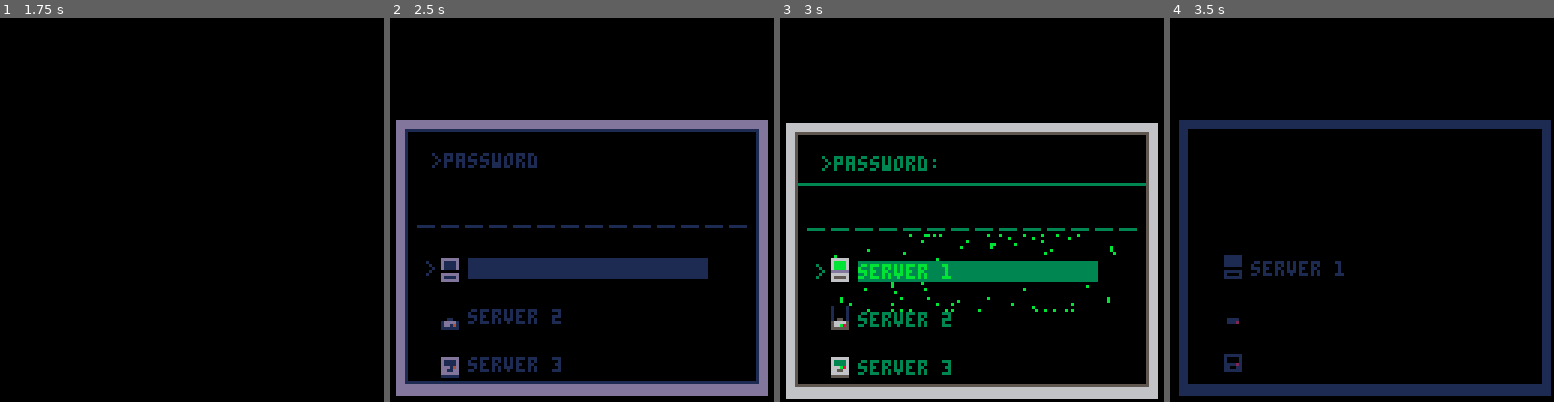
Above: before the commit, frames 1-4 (left to right).
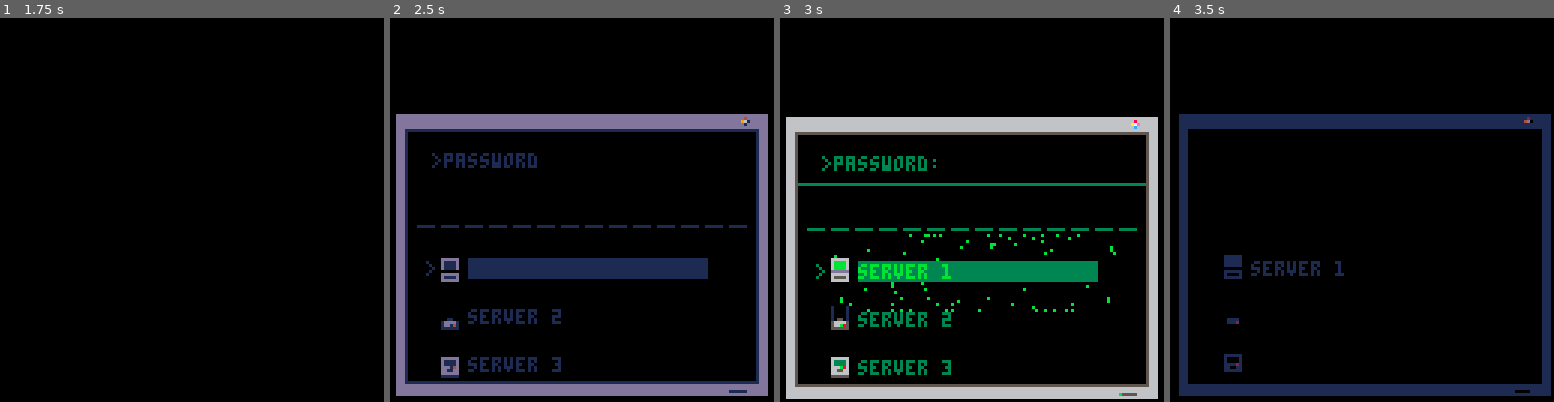
Above: after the commit, the same moments.

Repository: jacobneal65/sokovirus-pico8
Game: PICO-8 cartridge mysoko.p8
Two runs of this game, one before a commit and one after it. Both use one fixed random seed, a clock stepped at 60 frames per second and the inputs below.
Inputs:
- Up to frame 1 (1.75 s): tap X (X key) at 0.33, 0.7, 1.43 s; tap O (Z key) at 1.07 s
- Up to frame 2 (2.5 s): tap O (Z key) at 1.8, 2.43 s; hold Right from 2.33 s (still down)
- Up to frame 3 (3 s): keep holding Right; tap X (X key) at 2.58 s
- Up to frame 4 (3.5 s): tap O (Z key) at 3.07 s; tap X (X key) at 3.1 s; release Right at 3.33 s; hold Right from 3.38 s (still down)

Frame 1 is identical in both runs. In frame 2, 1.6% of the frame differs, in the area x 1-99%, y 25-98%; in frame 3, 1.6%; in frame 4, 1.6%.

Commit message:
updated lock anim

Diff:
--- a/mysoko.p8
+++ b/mysoko.p8
@@ -7,7 +7,7 @@
 --0:wall
 --1:
 
---to blank desktop (102*8,16*8)
+--blank desktop=(102*8,16*8)
 
 function _init()
 
@@ -1253,19 +1253,19 @@
 
 __gfx__
 000000000000000000000000000000000000000000000000eeeeeeeeeeeeeeeeeeeeeeeeeeeeeeeeeeeeeeeeeeeeee4ee4eeeeeebbbbbbbb5505555500000000
-000000000000220000003000000000000000000000000000e55555eeee6ee6eee656565eeeddddeeee5555eeee5554ee4e4eeeeeb333333bdd0ddddd00000000
-007007000000000000000300000000000000000000000000e522225ee555555ee777775eed1111dee586685ee555450ee49eeeeeb333333b0000000000000000
-000770000220000000000030000000000000000000000000e522225ee522225ee7ddd75eed1dd1dee565565ee555550eeee9eeeeb333333b5555055500000000
-000770000000000000000300000000000000000000000000e555555ee544445ee777775eed1dd1dee565565ee555550eeeee9eeeb333333bdddd0ddd00000000
-007007000002220000003000000000000000000000000000e599995ee555555ee7ddd75eed1111de55e55e55e555550eeeeae9eeb333333b0000000000000000
+000000000000220000003000000000000000000055555555e55555eeee6ee6eee656565eeeddddeeee5555eeee5554ee4e4eeeeeb333333bdd0ddddd00000000
+007007000000000000000300000000000000000066666666e522225ee555555ee777775eed1111dee586685ee555450ee49eeeeeb333333b0000000000000000
+000770000220000000000030000000000000000066666666e522225ee522225ee7ddd75eed1dd1dee565565ee555550eeee9eeeeb333333b5555055500000000
+00077000000000000000030000000000000000006b555556e555555ee544445ee777775eed1dd1dee565565ee555550eeeee9eeeb333333bdddd0ddd00000000
+007007000002220000003000000000000000000066666666e599995ee555555ee7ddd75eed1111de55e55e55e555550eeeeae9eeb333333b0000000000000000
 000000000000000000000000000000000000000000000000e5aaaa5eee6ee6eee77777eeeeddddee5e5ee5e5ee0000eeeeeeae9eb333333b5505555500000000
 000000000000000000000000000000000000000000000000eeeeeeeeeeeeeeeeeeeeeeeeeeeeeeeeeeeeeeeeeeeeeeeeeeeeeae9bbbbbbbbdd0ddddd00000000
-111111502222225000000000000000000000000000000000e464464ee444444e65555556eeeeedddeeeeeeeeeeeeeeee55555550333333335555555000000000
-111111502222225000000000000000000000000000000000464444644444444466666666eeeeed8dee2122eeee5555ee66666660333333336655566000000000
-111111502222225000666666666666666666660000000000464444644644446466c6cc66dddddddded12212ee559955e66555660333333330005000000000000
-11111150222222500066666666666666666666000000000044644644445555446c6666c6d555555de122122e599aa99505050500333333330000000000000000
-11111150222222500066666666666666666666000000000044644644445555446c6666c6dddddddded11221e5aaaaaa555666550333333330500050000000000
-111111502222225000666555555555555556660000000000446446444644446466cc6c66eeeeeeeee122212e5999999566666660333333335566655000000000
+111111502222225000666666666666666666660066666666e464464ee444444e65555556eeeeedddeeeeeeeeeeeeeeee55555550333333335555555000000000
+111111502222225000666666666666666666660066666686464444644444444466666666eeeeed8dee2122eeee5555ee66666660333333336655566000000000
+111111502222225000666666666666666666660066666a7e464444644644446466c6cc66dddddddded12212ee559955e66555660333333330005000000000000
+1111115022222250006666666666666666666600666666c644644644445555446c6666c6d555555de122122e599aa99505050500333333330000000000000000
+11111150222222500066666666666666666666006666666644644644445555446c6666c6dddddddded11221e5aaaaaa555666550333333330500050000000000
+111111502222225000666555555555555556660055555555446446444644446466cc6c66eeeeeeeee122212e5999999566666660333333335566655000000000
 555555505555555000666500000000000056660000000000455555544444444466666666eeeeeeeeed22122e5aaaaaa555555550333333335555555000000000
 000000000000000000666500000000000056660000000000e555555ee444444ee666666eeeeeeeeeed21221e5555555500000000333333330000000000000000
 55555555dddddd500066650000000000005666000000066666000000000000060000000000000006000000000000000600000000eeeeeeeeeeeeeeeeeeeeeeee
@@ -1317,14 +1317,14 @@
 beeeeeebbeeeeeebebeeeebebeeeeeebeebeeeebeebbebbeeeeeeeee0001ccccc0001ccc0001c001c01ccc0000000b30000b30b30000bb3b30bbb30000000000
 ebbeebbeebeeeebeeebeebeeebbeebbeeeebeebeeeeeeeeeeeeeeeee000000000000000000000000000000000000000000000000000000000000000000000000
 __gff__
-0000000000000000000000000000000001010101010000000000000000000000000101000100000000000000000000000001010101000000000000000000000000000000000000000000000000000000000000000000000000000000000000000000000000000000000000000000000000000000000000000000000000000000
+0000000000010000000000000000000001010101010100000000000000000000000101000100000000000000000000000001010101000000000000000000000000000000000000000000000000000000000000000000000000000000000000000000000000000000000000000000000000000000000000000000000000000000
 0000000000000000000000000000000000000000000000000000000000000000000000000000000000000000000000000000000000000000000000000000000000000000000000000000000000000000000000000000000000000000000000000000000000000000000000000000000000000000000000000000000000000000
 __map__
 0000000000000000000000000000000000000000000000000000000000000000000000000000000000000000000000000000000000000000000000000000000000000000000000000000000000000000000000000000000000000000000000000000000000000000000000000000000000000000000000000000000000000000
 0000000000000000000000000000000000000000000000000000000000000000000000000000000000000000000000000000000000000000000000000000000000000000000000000000000000000000000000000000000000000000000000000000000000000000000000000000000000000000000000000000000000000000
 0000000000000000000000000000000000000000000000000000000000000000000000000000000000000000000000000000000000000000000000000000000000000000000000000000000000000000000000000000000000000000000000000000000000000000000000000000000000000000000000000000000000000000
 0000000000000000000000000000000000000000000000000000000000000000000000000000000000000000000000000000000000000000000000000000000000000000000000000000000000000000000000000000000000000000000000000000000000000000000000000000000000000000000000000000000000000000
-1213131313131313131313131313131400121313131313131313131313131313140012131313131313131313131313131314001213131313131313131313131313131400121313131313131313131313131313140012131313131313131313131313131314001213131313131313131313131313131400000000000000000000
+1213131313131313131313131313151400121313131313131313131313131313140012131313131313131313131313131314001213131313131313131313131313131400121313131313131313131313131313140012131313131313131313131313131314001213131313131313131313131313131400000000000000000000
 2200000000000000000000000000002400220000001010101010101010101000240022000000000000000000000000000024002200000000000000000000000000002400220010101010101010101000000000240022000000000000000000000000000024002200000000000000000000000000002400000000000000000000
 2200000000000000000000000000002400220000001001010101010101011000240022000010101010100000000000000024002200000000101010101010000000002400220010010101010101011000000000240022000011111111111111110000000024002200000011111111111100000000002400000000000000000000
 2200000000000000000000000000002400220000101001101010101010011000240022000010010101101000000000000024002200000000101616161010000000002400220010010101100110011000000000240022001111010111010101110000000024002200000011010101011111000000002400000000000000000000
@@ -1335,7 +1335,7 @@
 2200000000000000000000000000002400220000000000001010101010101000240022000000000010101010100000000024002200000000000010010110000000002400220000000010101001100000000000240022111111111101010101010901110024002200000011010101111100000000002400000000000000000000
 2200000000000000000000000000002400220000000000000000000000000000240022000000000000000000000000000024002200000000000010101010000000002400220000000000100116011000000000240022000000001101011111111111110024002200000011111111110000000000002400000000000000000000
 2200000000000000000000000000002400220000000000000000000000000000240022000000000000000000000000000024002200000000000000000000000000002400220000000000100116161000000000240022000000001111111100000000000024002200000000000000000000000000002400000000000000000000
-3233333333333333333333333333333400323333333333333333333333333333340032333333333333333333333333333334003233333333333333333333333333333400323333333333333333333333333333340032333333333333333333333333333334003233333333333333333333333333333400000000000000000000
+3233333333333333333333333333053400323333333333333333333333333333340032333333333333333333333333333334003233333333333333333333333333333400323333333333333333333333333333340032333333333333333333333333333334003233333333333333333333333333333400000000000000000000
 0000000000000000000000000000000000000000000000000000000000000000000000000000000000000000000000000000000000000000000000000000000000000000000000000000000000000000000000000000000000000000000000000000000000000000000000000000000000000000000000000000000000000000
 0000000000000000000000000000000000000000000000000000000000000000000000000000000000000000000000000000000000000000000000000000000000000000000000000000000000000000000000000000000000000000000000000000000000000000000000000000000000000000000000000000000000000000
 0000000000000000000000000000000000000000000000000000000000000000000000000000000000000000000000000000000000000000000000000000000000000000000000000000000000000000000000000000000000000000000000000000000000000000000000000000000000000000000000000000000000000000
Not shown, changed: the sound effects (__sfx__) section of mysoko.p8
